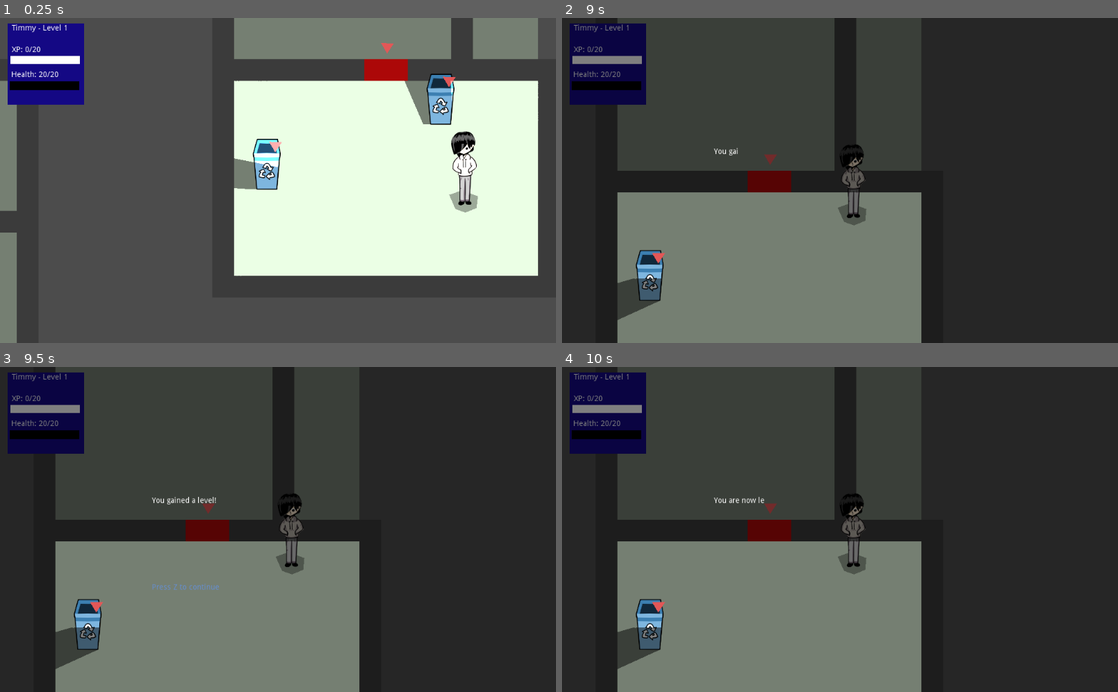
Above: before the commit, frames 1-4 (two rows, left to right).
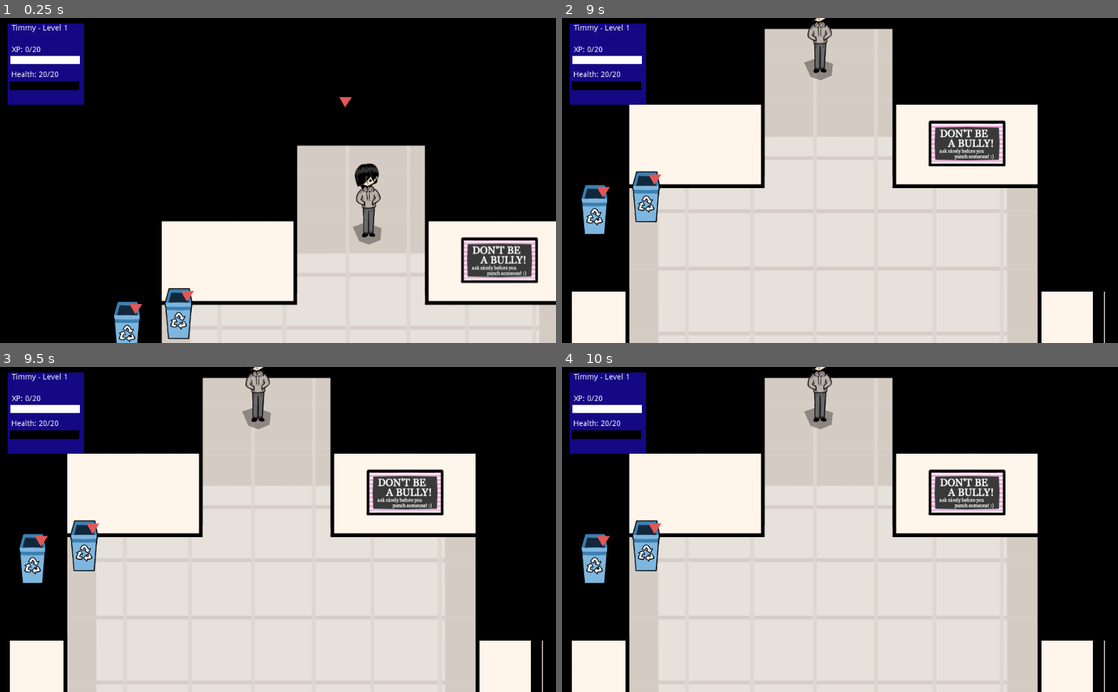
Above: after the commit, the same moments.

Repository: johnfn/ld49
Game: Godot game, scene res://Main.tscn
Same seed, same stepped clock (60 frames per second), same inputs: the game is played once before the commit and once after it.
Inputs (mouse positions are in pixels of both pictures, inside the frame that each line leads up to):
- Up to frame 1 (0.25 s): no input
- Up to frame 2 (9 s): move the mouse to (962, 164) at 0.52 s; hold Right (ui_right) 0.53-1.28 s; tap Z (action) at 0.6, 1.55, 2.1, 3.05, 3.6, 4.55, 5.1, 6.05, 6.6, 7.55 s; tap X (angry) at 0.8, 1.35, 2.3, 2.85, 3.8, 4.35, 5.3, 5.85, 6.8, 7.35 s; move the mouse to (728, 196) at 1.27 s; hold Down (ui_down) 1.28-2.03 s; move the mouse to (895, 109) at 2.02 s; hold Right (ui_right) 2.03-2.78 s; move the mouse to (812, 245) at 2.77 s; hold Up (ui_up) 2.78-3.53 s; move the mouse to (1006, 229) at 3.52 s; hold Left (ui_left) 3.53-5.03 s; move the mouse to (673, 131) at 4.27 s; move the mouse to (867, 180) at 5.02 s; hold Down (ui_down) 5.03-5.78 s; move the mouse to (756, 99) at 5.77 s; hold Right (ui_right) 5.78-6.53 s; move the mouse to (962, 164) at 6.52 s; hold Up (ui_up) 6.53-7.28 s; move the mouse to (728, 196) at 7.27 s; hold Right (ui_right) 7.28-8 s; click "Insult" at 8 s; click "DIE INSTANTLY" at 8.75 s
- Up to frame 3 (9.5 s): no input
- Up to frame 4 (10 s): tap Z (action) at 9.5, 9.6 s; move the mouse to (895, 458) at 9.52 s; hold Down (ui_down) from 9.53 s (still down); tap X (angry) at 9.8 s

The runs differ from the first frame. In frame 1, 93% of the frame differs, in the area x 0-100%, y 0-100%; in frame 2, 98%; in frame 3, 98%; in frame 4, 98%.
Error after the commit: Invalid get index 'enemy_type' (on base: 'StaticBody2D (Door.gd)'). (res://Battle.gd:61)

Commit message:
Add graphics, better interaction names

Diff:
--- a/Cinematics.tscn
+++ b/Cinematics.tscn
@@ -23,6 +23,7 @@
 script = ExtResource( 1 )
 
 [node name="ScreenFade" type="ColorRect" parent="."]
+visible = false
 margin_right = 1040.0
 margin_bottom = 600.0
 mouse_filter = 2
--- a/Door.gd
+++ b/Door.gd
@@ -3,13 +3,12 @@
 onready var collision = $CollisionShape2D
 onready var light_occluder = $LightOccluder2D
 
-var interaction_name = "Door"
+var interaction_name = "Open door"
 var open = false
 
 func _on_InteractionMarker_on_interact():
   open = not open
   collision.disabled = not collision.disabled
-  $ColorRect.modulate = Color(1, 1, 1, 0.2 if open else 1.0)
 
   if open:
     remove_child(light_occluder)
--- a/Door.tscn
+++ b/Door.tscn
@@ -1,35 +1,20 @@
-[gd_scene load_steps=5 format=2]
+[gd_scene load_steps=4 format=2]
 
 [ext_resource path="res://InteractionMarker.tscn" type="PackedScene" id=1]
 [ext_resource path="res://Door.gd" type="Script" id=2]
 
-[sub_resource type="RectangleShape2D" id=3]
-extents = Vector2( 40, 20 )
-
-[sub_resource type="OccluderPolygon2D" id=2]
-polygon = PoolVector2Array( -40, 0, -40, 40, 40, 40, 40, 0 )
+[sub_resource type="RectangleShape2D" id=1]
+extents = Vector2( 120, 20 )
 
 [node name="Door" type="StaticBody2D"]
 position = Vector2( 120, 0 )
 script = ExtResource( 2 )
-
-[node name="ColorRect" type="ColorRect" parent="."]
-margin_left = -40.0
-margin_right = 40.0
-margin_bottom = 40.0
-color = Color( 0.678431, 0.0352941, 0.0352941, 1 )
-__meta__ = {
-"_edit_use_anchors_": false
-}
 
 [node name="InteractionMarker" parent="." instance=ExtResource( 1 )]
 position = Vector2( -20, 0 )
 
 [node name="CollisionShape2D" type="CollisionShape2D" parent="."]
 position = Vector2( 0, 20 )
-shape = SubResource( 3 )
-
-[node name="LightOccluder2D" type="LightOccluder2D" parent="."]
-occluder = SubResource( 2 )
+shape = SubResource( 1 )
 
 [connection signal="on_interact" from="InteractionMarker" to="." method="_on_InteractionMarker_on_interact"]
--- a/Hallway.tscn
+++ b/Hallway.tscn
@@ -1,232 +1,40 @@
 [gd_scene load_steps=3 format=2]
 
-[ext_resource path="res://Wall.tscn" type="PackedScene" id=1]
+[ext_resource path="res://art/overworld/badhallway.png" type="Texture" id=1]
 [ext_resource path="res://Door.tscn" type="PackedScene" id=2]
 
 [node name="Hallway" type="Node2D"]
 
-[node name="Background" type="ColorRect" parent="."]
-margin_top = -280.0
-margin_right = 320.0
-margin_bottom = 840.0
-color = Color( 0.462745, 0.501961, 0.45098, 1 )
-__meta__ = {
-"_edit_use_anchors_": false
-}
+[node name="badhallway" type="Sprite" parent="."]
+texture = ExtResource( 1 )
+centered = false
 
-[node name="StaticBody2D" parent="." instance=ExtResource( 1 )]
+[node name="StaticBody2D" type="StaticBody2D" parent="."]
 
-[node name="StaticBody2D2" parent="." instance=ExtResource( 1 )]
-position = Vector2( 0, 40 )
+[node name="CollisionPolygon2D" type="CollisionPolygon2D" parent="StaticBody2D"]
+build_mode = 1
+polygon = PoolVector2Array( 380, 0, 380, 320, 120, 320, 120, 660, 0, 660, 0, 0 )
 
-[node name="StaticBody2D3" parent="." instance=ExtResource( 1 )]
-position = Vector2( 0, 80 )
+[node name="CollisionPolygon2D2" type="CollisionPolygon2D" parent="StaticBody2D"]
+build_mode = 1
+polygon = PoolVector2Array( 620, 0, 620, 320, 880, 320, 880, 660, 1000, 660, 1000, 0 )
 
-[node name="StaticBody2D4" parent="." instance=ExtResource( 1 )]
-position = Vector2( 0, 120 )
+[node name="CollisionPolygon2D3" type="CollisionPolygon2D" parent="StaticBody2D"]
+build_mode = 1
+polygon = PoolVector2Array( 0, 780, 120, 780, 120, 1480, 0, 1480 )
 
-[node name="StaticBody2D5" parent="." instance=ExtResource( 1 )]
-position = Vector2( 0, 160 )
+[node name="CollisionPolygon2D4" type="CollisionPolygon2D" parent="StaticBody2D"]
+position = Vector2( 880, 0 )
+build_mode = 1
+polygon = PoolVector2Array( 0, 780, 120, 780, 120, 1480, 0, 1480 )
 
-[node name="StaticBody2D6" parent="." instance=ExtResource( 1 )]
-position = Vector2( 0, 200 )
+[node name="CollisionPolygon2D5" type="CollisionPolygon2D" parent="StaticBody2D"]
+build_mode = 1
+polygon = PoolVector2Array( 0, 1600, 120, 1600, 120, 1840, 380, 1840, 380, 2000, 0, 2000 )
 
-[node name="StaticBody2D7" parent="." instance=ExtResource( 1 )]
-position = Vector2( 0, 240 )
-
-[node name="StaticBody2D8" parent="." instance=ExtResource( 1 )]
-position = Vector2( 0, 280 )
-
-[node name="StaticBody2D9" parent="." instance=ExtResource( 1 )]
-position = Vector2( 280, 160 )
-
-[node name="StaticBody2D10" parent="." instance=ExtResource( 1 )]
-position = Vector2( 280, 200 )
-
-[node name="StaticBody2D11" parent="." instance=ExtResource( 1 )]
-position = Vector2( 280, 240 )
-
-[node name="StaticBody2D12" parent="." instance=ExtResource( 1 )]
-position = Vector2( 280, 280 )
-
-[node name="StaticBody2D13" parent="." instance=ExtResource( 1 )]
-position = Vector2( 280, 0 )
-
-[node name="StaticBody2D49" parent="." instance=ExtResource( 1 )]
-position = Vector2( 240, 0 )
-
-[node name="StaticBody2D50" parent="." instance=ExtResource( 1 )]
-position = Vector2( 200, 0 )
-
-[node name="StaticBody2D51" parent="." instance=ExtResource( 1 )]
-position = Vector2( 160, 0 )
+[node name="CollisionPolygon2D6" type="CollisionPolygon2D" parent="StaticBody2D"]
+build_mode = 1
+polygon = PoolVector2Array( 880, 1600, 1000, 1600, 1000, 2000, 620, 2000, 620, 1860, 880, 1860 )
 
 [node name="Door" parent="." instance=ExtResource( 2 )]
-
-[node name="StaticBody2D54" parent="." instance=ExtResource( 1 )]
-position = Vector2( 40, 0 )
-
-[node name="StaticBody2D14" parent="." instance=ExtResource( 1 )]
-position = Vector2( 280, 40 )
-
-[node name="StaticBody2D15" parent="." instance=ExtResource( 1 )]
-position = Vector2( 280, 80 )
-
-[node name="StaticBody2D16" parent="." instance=ExtResource( 1 )]
-position = Vector2( 280, 120 )
-
-[node name="StaticBody2D52" parent="." instance=ExtResource( 1 )]
-position = Vector2( 280, -120 )
-
-[node name="StaticBody2D53" parent="." instance=ExtResource( 1 )]
-position = Vector2( 280, -80 )
-
-[node name="StaticBody2D55" parent="." instance=ExtResource( 1 )]
-position = Vector2( 280, -40 )
-
-[node name="StaticBody2D56" parent="." instance=ExtResource( 1 )]
-position = Vector2( 280, -280 )
-
-[node name="StaticBody2D60" parent="." instance=ExtResource( 1 )]
-position = Vector2( 240, -280 )
-
-[node name="StaticBody2D61" parent="." instance=ExtResource( 1 )]
-position = Vector2( 160, -280 )
-
-[node name="StaticBody2D62" parent="." instance=ExtResource( 1 )]
-position = Vector2( 200, -280 )
-
-[node name="StaticBody2D63" parent="." instance=ExtResource( 1 )]
-position = Vector2( 120, -280 )
-
-[node name="StaticBody2D64" parent="." instance=ExtResource( 1 )]
-position = Vector2( 80, -280 )
-
-[node name="StaticBody2D65" parent="." instance=ExtResource( 1 )]
-position = Vector2( 40, -280 )
-
-[node name="StaticBody2D66" parent="." instance=ExtResource( 1 )]
-position = Vector2( 0, -280 )
-
-[node name="StaticBody2D57" parent="." instance=ExtResource( 1 )]
-position = Vector2( 280, -240 )
-
-[node name="StaticBody2D58" parent="." instance=ExtResource( 1 )]
-position = Vector2( 280, -200 )
-
-[node name="StaticBody2D59" parent="." instance=ExtResource( 1 )]
-position = Vector2( 280, -160 )
-
-[node name="StaticBody2D67" parent="." instance=ExtResource( 1 )]
-position = Vector2( 0, -120 )
-
-[node name="StaticBody2D68" parent="." instance=ExtResource( 1 )]
-position = Vector2( 0, -80 )
-
-[node name="StaticBody2D69" parent="." instance=ExtResource( 1 )]
-position = Vector2( 0, -40 )
-
-[node name="StaticBody2D70" parent="." instance=ExtResource( 1 )]
-position = Vector2( 0, -240 )
-
-[node name="StaticBody2D71" parent="." instance=ExtResource( 1 )]
-position = Vector2( 0, -200 )
-
-[node name="StaticBody2D72" parent="." instance=ExtResource( 1 )]
-position = Vector2( 0, -160 )
-
-[node name="StaticBody2D17" parent="." instance=ExtResource( 1 )]
-position = Vector2( 0, 320 )
-
-[node name="StaticBody2D18" parent="." instance=ExtResource( 1 )]
-position = Vector2( 0, 360 )
-
-[node name="StaticBody2D19" parent="." instance=ExtResource( 1 )]
-position = Vector2( 0, 400 )
-
-[node name="StaticBody2D20" parent="." instance=ExtResource( 1 )]
-position = Vector2( 0, 440 )
-
-[node name="StaticBody2D21" parent="." instance=ExtResource( 1 )]
-position = Vector2( 0, 480 )
-
-[node name="StaticBody2D22" parent="." instance=ExtResource( 1 )]
-position = Vector2( 0, 520 )
-
-[node name="StaticBody2D23" parent="." instance=ExtResource( 1 )]
-position = Vector2( 0, 560 )
-
-[node name="StaticBody2D24" parent="." instance=ExtResource( 1 )]
-position = Vector2( 0, 600 )
-
-[node name="StaticBody2D25" parent="." instance=ExtResource( 1 )]
-position = Vector2( 280, 480 )
-
-[node name="StaticBody2D26" parent="." instance=ExtResource( 1 )]
-position = Vector2( 280, 520 )
-
-[node name="StaticBody2D27" parent="." instance=ExtResource( 1 )]
-position = Vector2( 280, 560 )
-
-[node name="StaticBody2D28" parent="." instance=ExtResource( 1 )]
-position = Vector2( 280, 600 )
-
-[node name="StaticBody2D29" parent="." instance=ExtResource( 1 )]
-position = Vector2( 280, 320 )
-
-[node name="StaticBody2D30" parent="." instance=ExtResource( 1 )]
-position = Vector2( 280, 360 )
-
-[node name="StaticBody2D31" parent="." instance=ExtResource( 1 )]
-position = Vector2( 280, 400 )
-
-[node name="StaticBody2D32" parent="." instance=ExtResource( 1 )]
-position = Vector2( 280, 440 )
-
-[node name="StaticBody2D33" parent="." instance=ExtResource( 1 )]
-position = Vector2( 0, 640 )
-
-[node name="StaticBody2D34" parent="." instance=ExtResource( 1 )]
-position = Vector2( 0, 680 )
-
-[node name="StaticBody2D35" parent="." instance=ExtResource( 1 )]
-position = Vector2( 0, 720 )
-
-[node name="StaticBody2D36" parent="." instance=ExtResource( 1 )]
-position = Vector2( 0, 760 )
-
-[node name="StaticBody2D37" parent="." instance=ExtResource( 1 )]
-position = Vector2( 0, 800 )
-
-[node name="StaticBody2D38" parent="." instance=ExtResource( 1 )]
-position = Vector2( 0, 840 )
-
-[node name="StaticBody2D39" parent="." instance=ExtResource( 1 )]
-position = Vector2( 0, 880 )
-
-[node name="StaticBody2D40" parent="." instance=ExtResource( 1 )]
-position = Vector2( 0, 920 )
-
-[node name="StaticBody2D41" parent="." instance=ExtResource( 1 )]
-position = Vector2( 280, 800 )
-
-[node name="StaticBody2D42" parent="." instance=ExtResource( 1 )]
-position = Vector2( 280, 840 )
-
-[node name="StaticBody2D43" parent="." instance=ExtResource( 1 )]
-position = Vector2( 280, 880 )
-
-[node name="StaticBody2D44" parent="." instance=ExtResource( 1 )]
-position = Vector2( 280, 920 )
-
-[node name="StaticBody2D45" parent="." instance=ExtResource( 1 )]
-position = Vector2( 280, 640 )
-
-[node name="StaticBody2D46" parent="." instance=ExtResource( 1 )]
-position = Vector2( 280, 680 )
-
-[node name="StaticBody2D47" parent="." instance=ExtResource( 1 )]
-position = Vector2( 280, 720 )
-
-[node name="StaticBody2D48" parent="." instance=ExtResource( 1 )]
-position = Vector2( 280, 760 )
+position = Vector2( 460, -40 )
--- a/InteractionMarker.gd
+++ b/InteractionMarker.gd
@@ -9,6 +9,8 @@
 onready var animation = $AnimationPlayer
 onready var interactor = $"../"
 onready var menu = $Menu
+onready var interact_label = $Menu/InteractMenuItem/ZToInteract
+onready var angry_label = $Menu/AngryMenuItem/XToAngry
 
 var is_player_inside = false
 var has_triggered_this_time = false
@@ -89,6 +91,7 @@
         menu.visible = true
         animation.play("SlideInMenu")
         animation.advance(0)
+        interact_label.text = interactor.interaction_name
 
     State.TransitionIn:
       if not animation.is_playing():
--- a/InteractionMarker.tscn
+++ b/InteractionMarker.tscn
@@ -178,7 +178,7 @@
 "_edit_use_anchors_": false
 }
 
-[node name="XToInteract" type="Label" parent="Menu/AngryMenuItem"]
+[node name="XToAngry" type="Label" parent="Menu/AngryMenuItem"]
 margin_left = 4.06967
 margin_top = 9.40166
 margin_right = 84.0697
@@ -199,7 +199,7 @@
 margin_top = 6.18947
 margin_right = 10.4281
 margin_bottom = 20.1895
-text = "Z"
+text = "X"
 __meta__ = {
 "_edit_use_anchors_": false
 }
@@ -214,11 +214,11 @@
 "_edit_use_anchors_": false
 }
 
-[node name="ZToAngry" type="Label" parent="Menu/InteractMenuItem"]
-margin_left = 3.61116
+[node name="ZToInteract" type="Label" parent="Menu/InteractMenuItem"]
+margin_left = 3.04317
 margin_top = 6.42155
-margin_right = 83.6112
-margin_bottom = 20.4215
+margin_right = 83.0432
+margin_bottom = 20.4216
 custom_colors/font_color = Color( 0, 0, 0, 1 )
 text = "to interact"
 __meta__ = {
@@ -236,7 +236,10 @@
 margin_right = 10.1989
 margin_bottom = 20.8772
 rect_pivot_offset = Vector2( 49.7035, 14.3919 )
-text = "X"
+text = "Z"
+__meta__ = {
+"_edit_use_anchors_": false
+}
 
 [connection signal="body_entered" from="Area2D" to="." method="_on_Area2D_body_entered"]
 [connection signal="body_exited" from="Area2D" to="." method="_on_Area2D_body_exited"]
--- a/Main.tscn
+++ b/Main.tscn
@@ -16,6 +16,7 @@
 [node name="Hallway" parent="." instance=ExtResource( 2 )]
 
 [node name="FirstClassroom" parent="." instance=ExtResource( 6 )]
+position = Vector2( 1440, 0 )
 
 [node name="CinematicTrigger" parent="FirstClassroom" instance=ExtResource( 7 )]
 
@@ -31,32 +32,35 @@
 [node name="Steve" parent="." instance=ExtResource( 4 )]
 position = Vector2( 134.946, 336.519 )
 dialog = "steve_dialog"
+interaction_name = "Talk to Steve"
 
 [node name="MissTrunchbull" parent="." instance=ExtResource( 9 )]
+position = Vector2( 1560, -120 )
 dialog = "miss_trunchbull_dialog"
-interaction_name = "MissTrunchbull"
+interaction_name = "Talk to Miss Trunchbull"
 drop_type = 1
 
 [node name="StupidNpc" parent="." instance=ExtResource( 9 )]
-position = Vector2( 1040, -200 )
+position = Vector2( 1960, -160 )
 dialog = "billy_dialog"
-interaction_name = "Billy"
+interaction_name = "Talk to Billy"
 
 [node name="Gteve" parent="." instance=ExtResource( 4 )]
 position = Vector2( 40, 360 )
 dialog = "steve_dialog"
+interaction_name = "Talk to Gteve"
 
 [node name="Hud" parent="." instance=ExtResource( 5 )]
 
 [node name="Cinematics" parent="." instance=ExtResource( 8 )]
 
 [node name="Wastebin" parent="." instance=ExtResource( 4 )]
-position = Vector2( 40, 720 )
+position = Vector2( 200, 840 )
 dialog = "wastebin_dialog"
 interaction_name = "Wastebin"
 
 [node name="Player" parent="." instance=ExtResource( 1 )]
-position = Vector2( 1080, -80 )
+position = Vector2( 480, 120 )
 
 [node name="BattleScene" parent="." instance=ExtResource( 10 )]
 
--- a/Player.gd
+++ b/Player.gd
@@ -22,5 +22,5 @@
 
   move_and_slide(d)
 
-func _process(delta):
+func _physics_process(delta):
   move()
--- a/Player.tscn
+++ b/Player.tscn
@@ -1,8 +1,7 @@
-[gd_scene load_steps=5 format=2]
+[gd_scene load_steps=4 format=2]
 
 [ext_resource path="res://Player.gd" type="Script" id=1]
 [ext_resource path="res://art/overworld/mcfront1.png" type="Texture" id=2]
-[ext_resource path="res://art/LightRadius.png" type="Texture" id=3]
 
 [sub_resource type="RectangleShape2D" id=1]
 extents = Vector2( 22.1353, 26.8893 )
@@ -23,9 +22,3 @@
 position = Vector2( 24.5376, 0.923452 )
 scale = Vector2( 0.570071, 0.570071 )
 texture = ExtResource( 2 )
-
-[node name="Light2D" type="Light2D" parent="."]
-position = Vector2( 10.7175, 65.4898 )
-scale = Vector2( 5.76589, 5.76589 )
-texture = ExtResource( 3 )
-shadow_enabled = true
--- a/project.godot
+++ b/project.godot
@@ -129,4 +129,5 @@
 
 [rendering]
 
+environment/default_clear_color=Color( 0, 0, 0, 1 )
 environment/default_environment="res://default_env.tres"
Not shown: 4 places in InteractionMarker.tscn that only renumber resources
